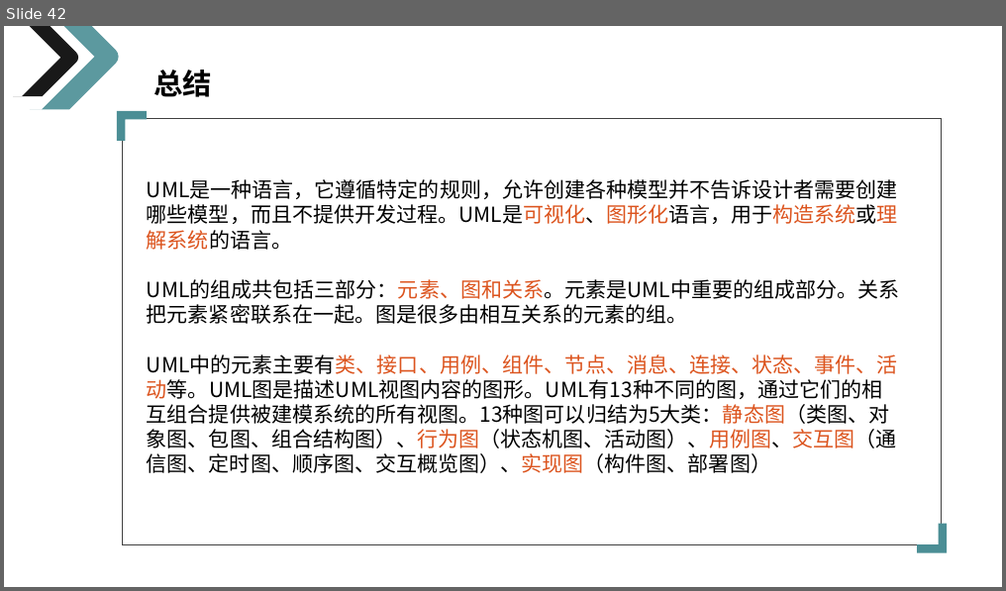
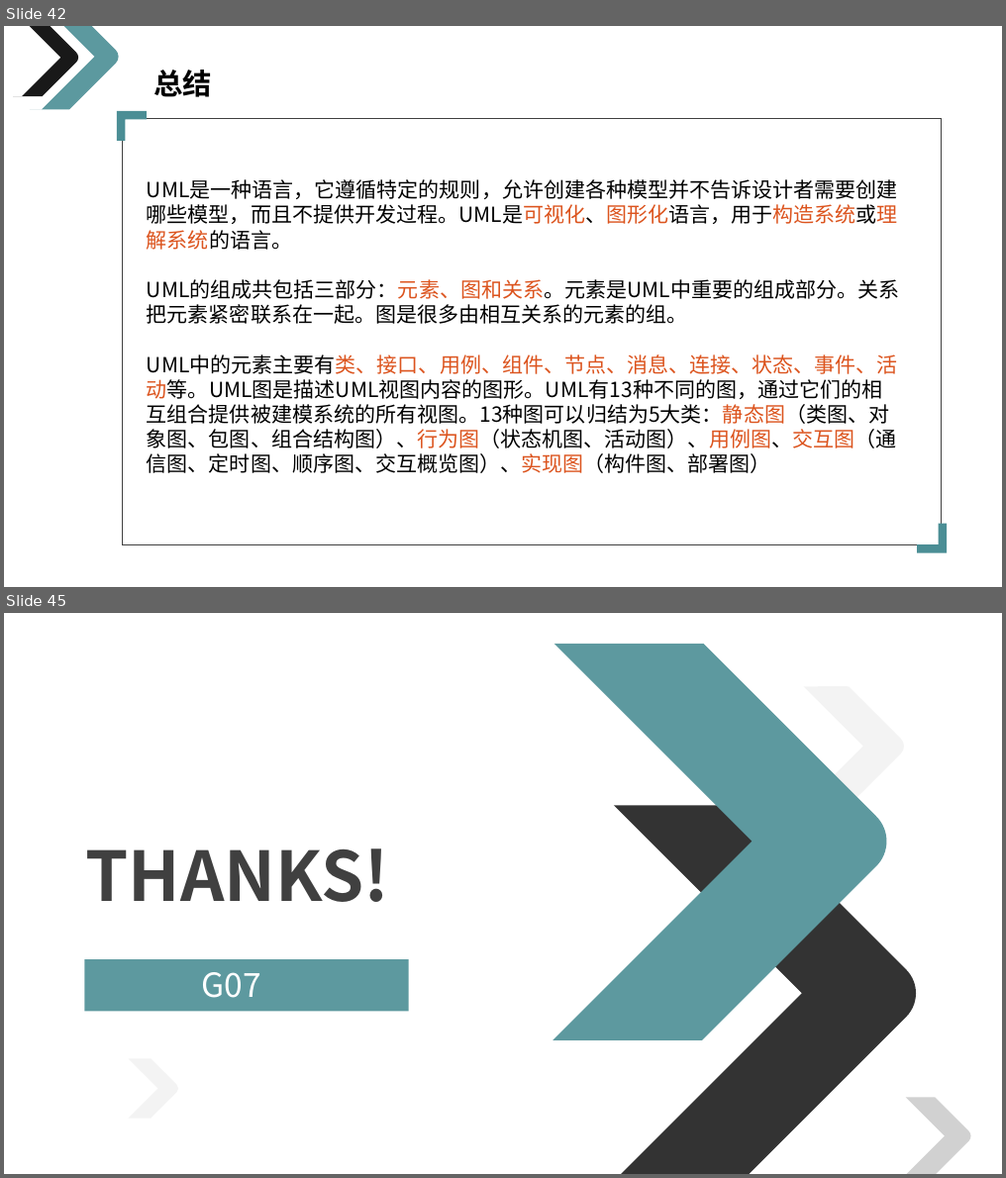
Before and after one commit to on6nx/requirement, a slide deck: uml1/G07翻转课堂1.pptx. Shown one above the other, each under a label of ours: slide 42 before the commit, slides 42 and 45 after it; the slides between them are not shown. The pictures are 1006x591 and 1006x1178 pixels, drawn with LibreOffice and Linux fonts; fonts in the diff are those of the drawing. Boxes give left, top, right and bottom in pixels: in the first picture for what was removed or moved away, otherwise in the second. Text is boxed around its words. In the diff, an @@ line names an element or a change of style, - is before the commit and + after.

```diff
--- a/uml1/G07翻转课堂1.pptx
+++ b/uml1/G07翻转课堂1.pptx
@@ slide 45 added at (x1=4, y1=613, x2=1002, y2=1174), background #FFFFFF @@
@@ freeform shape added at (x1=355, y1=613, x2=902, y2=1115), fill #5D999F @@
@@ freeform shape added at (x1=744, y1=663, x2=908, y2=829), fill #F2F2F2 at 90% opacity @@
@@ freeform shape added at (x1=433, y1=742, x2=930, y2=1174), fill #000000 at 80% opacity @@
@@ text added at (x1=85, y1=849, x2=389, y2=902), 66 pt, text #404040, bold @@
+THANKS!
@@ rectangle added at (x1=84, y1=959, x2=408, y2=1011), fill #5D999F @@
@@ text added at (x1=202, y1=972, x2=261, y2=998), 32 pt, text #FFFFFF @@
+G07
@@ freeform shape added at (x1=98, y1=1048, x2=180, y2=1130), fill #F2F2F2 at 90% opacity @@
@@ freeform shape added at (x1=867, y1=1083, x2=974, y2=1174), fill #CCCCCC at 90% opacity @@
```
Also in this commit, not shown: 1 slide changed, 1 other slide added.
